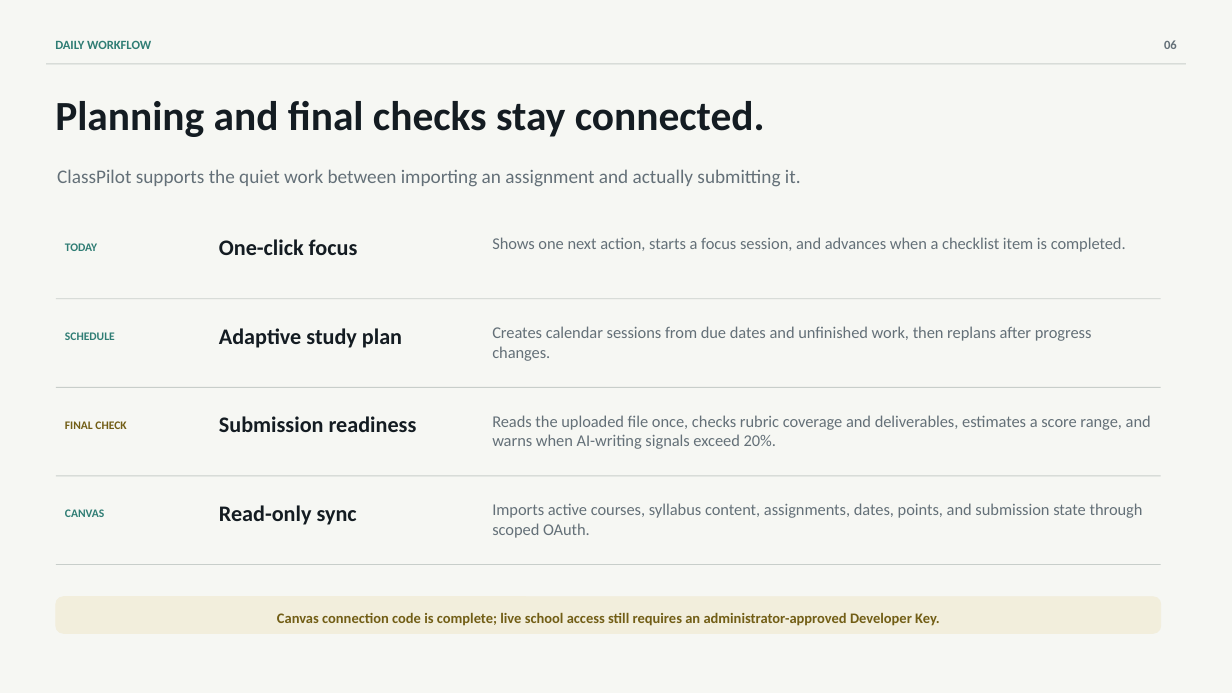
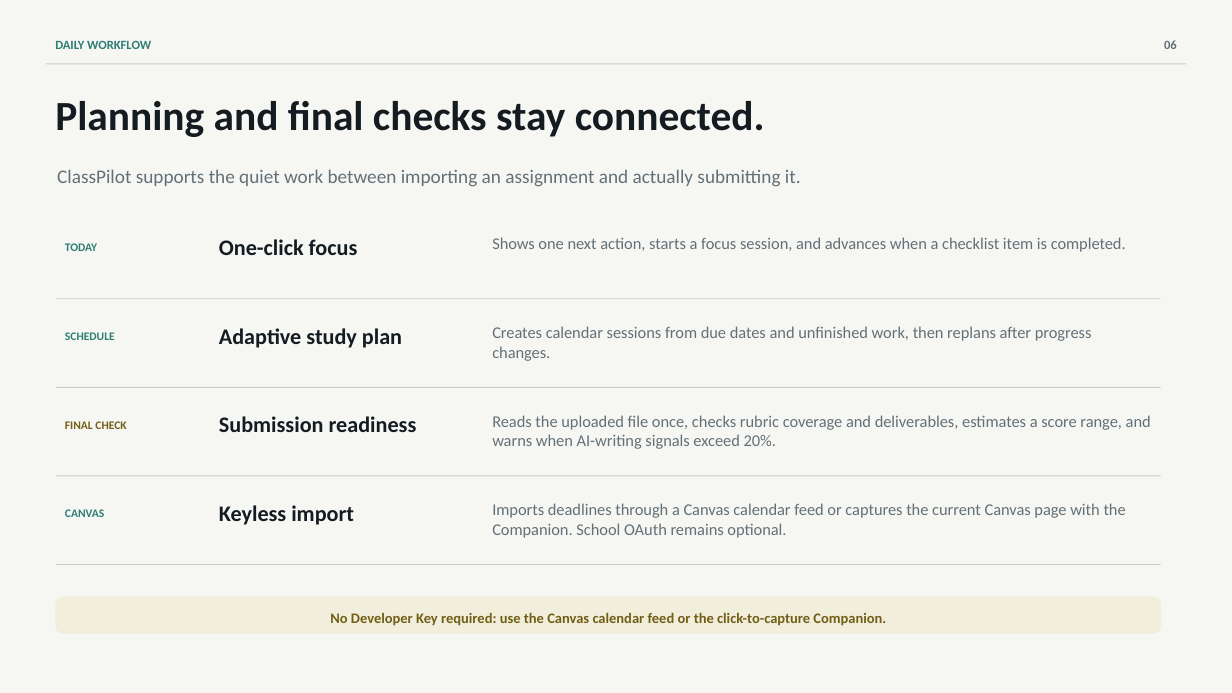
Before and after one commit to CNGEI2/classpilot-ai-website, a slide deck: slide 6 of product-presentation/ClassPilot-AI-Product-Introduction.pptx. Drawn at 1232x693 pixels with LibreOffice and Linux fonts; fonts in the diff are those of the drawing. Boxes give left, top, right and bottom in pixels: in the first picture for what was removed or moved away, otherwise in the second. Text is boxed around its words. In the diff, an @@ line names an element or a change of style, - is before the commit and + after.

```diff
--- a/product-presentation/ClassPilot-AI-Product-Introduction.pptx
+++ b/product-presentation/ClassPilot-AI-Product-Introduction.pptx
@@ text at box(219, 505, 354, 525): text changed @@
-Read-only sync
+Keyless import
@@ text at box(492, 503, 1126, 538): text changed @@
-Imports active courses, syllabus content, assignments, dates, points, and submission state through scoped OAuth.
+Imports deadlines through a Canvas calendar feed or captures the current Canvas page with the Companion. School OAuth remains optional.
@@ text at box(330, 613, 886, 626): text changed @@
-Canvas connection code is complete; live school access still requires an administrator-approved Developer Key.
+No Developer Key required: use the Canvas calendar feed or the click-to-capture Companion.
```
Also in this commit, not shown: 3 other slides changed, 2 other files.
